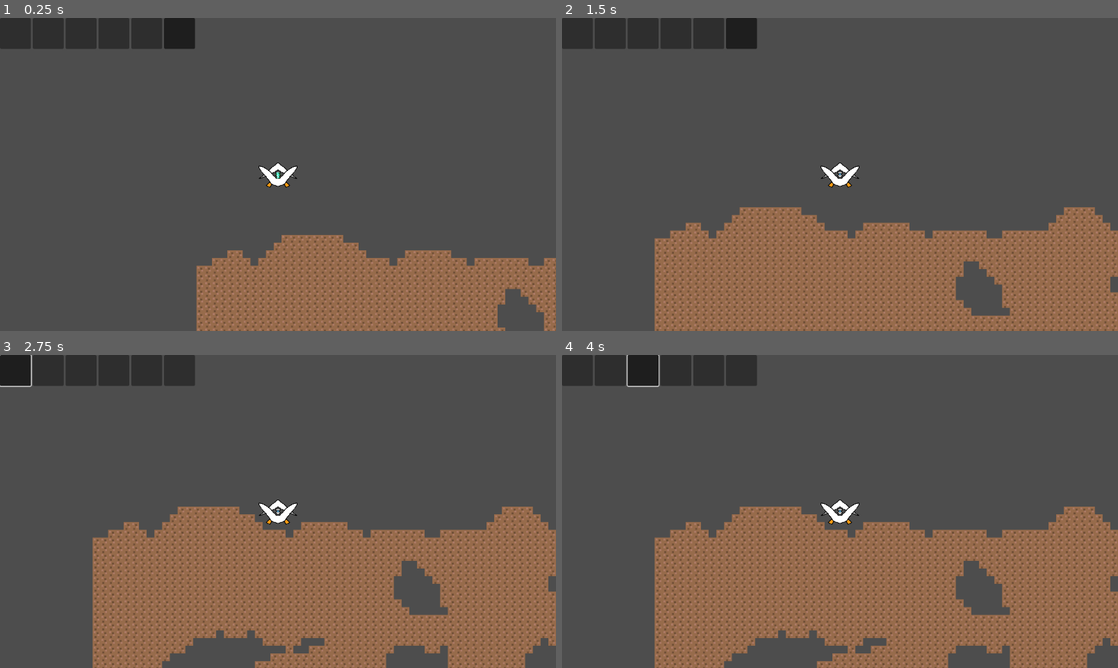
Above: before the commit, frames 1-4 (two rows, left to right).
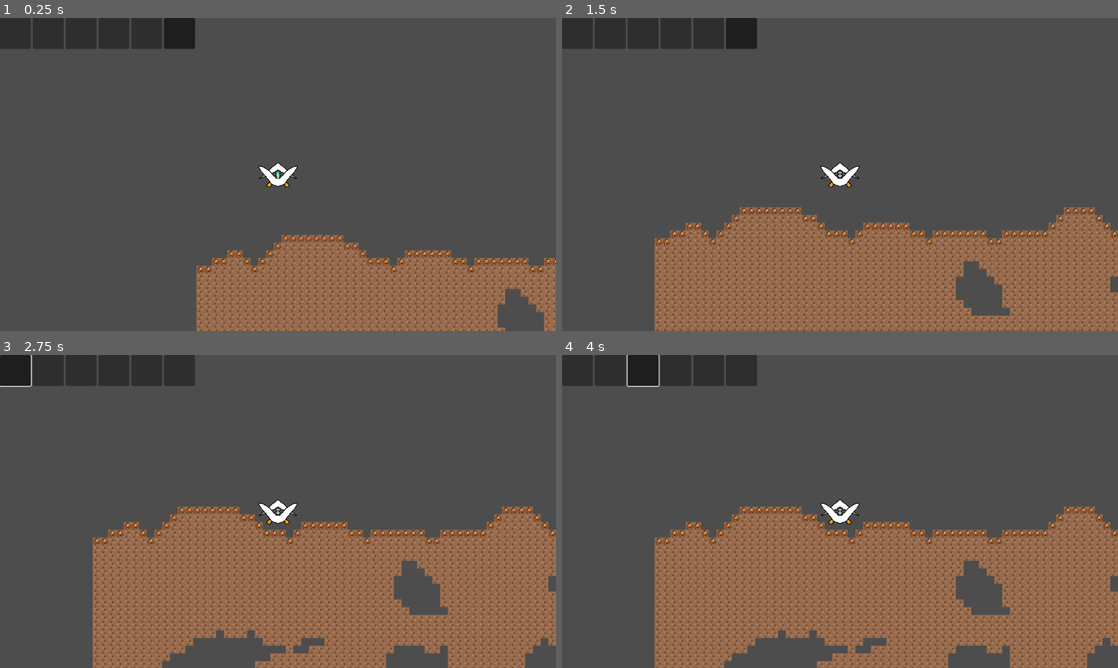
Above: after the commit, the same moments.

Repository: milana-94888u/curiostray
Game: Godot game, scene res://src/scenes/world.tscn
The game is run twice, just before and just after one commit, with the same random seed, the same clock (stepped at 60 frames per second) and the same inputs. The engine's default icon, where the game draws it, is replaced by a stand-in: a white triangle on a blue panel in a dark square.
Inputs (mouse positions are in pixels of both pictures, inside the frame that each line leads up to):
- Up to frame 1 (0.25 s): no input
- Up to frame 2 (1.5 s): move the mouse to (962, 158) at 0.52 s; hold D (right) 0.53-1.25 s; click (962, 158) at 0.67 s; tap Space (jump) at 0.77 s; drag from (728, 190) to (812, 237) at 1.27 s
- Up to frame 3 (2.75 s): click "8" at 2 s
- Up to frame 4 (4 s): click "8" at 2.75 s; click "8" at 3.5 s

The runs differ from the first frame. In frame 1, 0.9% of the frame differs, in the area x 35-100%, y 69-82%; in frame 2, 1.1%; in frame 3, 1.1%, in the area x 16-100%, y 48-61%; in frame 4, 1.1%.

Commit message:
add placing new blocks

Diff:
--- a/src/autoload/block_break_manager.gd
+++ b/src/autoload/block_break_manager.gd
@@ -8,4 +8,4 @@
 signal breaking_stopped
 
 
-signal place_block
+signal place_block(block: Item)
--- a/src/scenes/WorldGenerator.gd
+++ b/src/scenes/WorldGenerator.gd
@@ -22,7 +22,7 @@
 func generate_level():
 	for x in range(width):
 		var offset := roundi(terrain_noise.get_noise_1d(x) * 5)
-		world.set_block(x, offset)
+		world.set_block(x, offset, world.BlockType.COPPER)
 		for y in range(offset + 1, offset + 15):
 			world.set_block(x, y)
 		for y in range(offset + 15, depth):
--- a/src/scenes/player/BlockPlaceState.gd
+++ b/src/scenes/player/BlockPlaceState.gd
@@ -15,7 +15,7 @@
 		if event.is_pressed():
 			if player.get_local_mouse_position().length() < player.interactive_range:
 				if inventory_slot.amount > 0:
+					BlockBreakManager.place_block.emit(inventory_slot.item)
 					inventory_slot.amount -= 1
 					if inventory_slot.amount == 0:
 						inventory_slot.empty()
-					BlockBreakManager.place_block.emit()
--- a/src/scenes/world.gd
+++ b/src/scenes/world.gd
@@ -25,16 +25,27 @@
 func _ready() -> void:
 	BlockBreakManager.breaking_started.connect(func(): is_breaking = true)
 	BlockBreakManager.breaking_stopped.connect(func(): is_breaking = false)
-	BlockBreakManager.place_block.connect(place_dirt_by_click)
+	BlockBreakManager.place_block.connect(place_block_by_click)
 
 
 func set_block(x: int, y: int, block := BlockType.DIRT) -> void:
 	set_cell(0, Vector2i(x, y), 0, Vector2i(block, 0))
 
 
-func place_dirt_by_click() -> void:
+func can_be_placed(coords: Vector2i) -> bool:
+	return get_cell_source_id(0, coords) == -1
+
+
+func place_block_by_click(block: Item) -> void:
 	var coords := local_to_map(get_local_mouse_position())
-	set_cell(0, coords, 0, Vector2i.ONE)
+	var source := tile_set.get_source(0) as TileSetAtlasSource
+	var size := source.get_atlas_grid_size()
+	for x in size.x:
+		for y in size.y:
+			var atlas_coords := Vector2i(x, y)
+			if source.has_tile(atlas_coords):
+				if source.get_tile_data(atlas_coords, 0).get_custom_data("drop") == block:
+					set_cell(0, coords, 0, atlas_coords)
 
 
 # Called every frame. 'delta' is the elapsed time since the previous frame.
